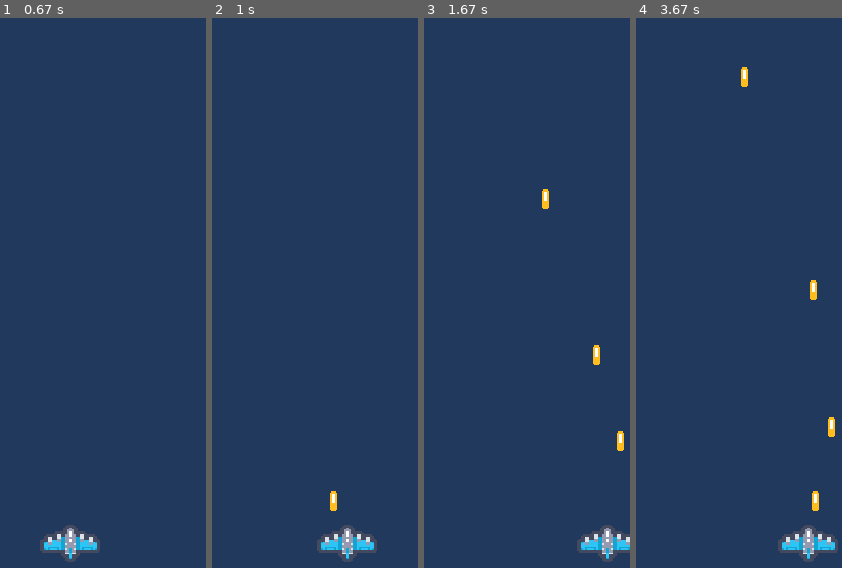
Above: before the commit, frames 1-4 (left to right).
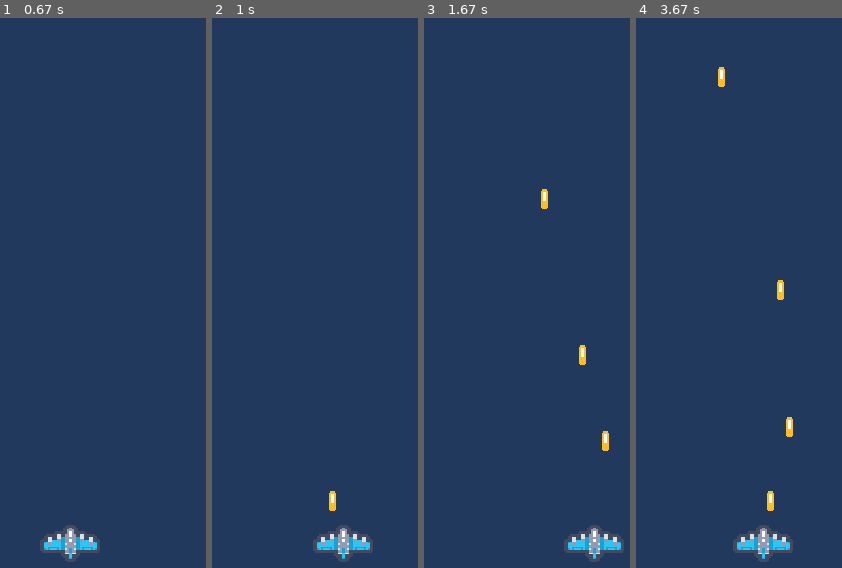
Above: after the commit, the same moments.

Repository: Luisero/air_plane_pygame_example
Game: pygame game, started from main.py
Same seed, same stepped clock (60 frames per second), same inputs: the game is played once before the commit and once after it.
Inputs:
- Up to frame 1 (0.67 s): hold D from 0.33 s (still down)
- Up to frame 2 (1 s): release D at 0.8 s; hold D from 0.83 s (still down); tap Space at 0.9 s
- Up to frame 3 (1.67 s): tap Space at 1.2, 1.4 s; release D at 1.3 s; hold A from 1.33 s (still down)
- Up to frame 4 (3.67 s): tap Space at 1.7, 1.97, 2.27, 2.4, 2.7, 3.07, 3.37, 3.57 s; release A at 1.87 s; hold A 1.9-2.3 s; hold D 2.33-2.97 s; hold A 3-3.47 s; hold D from 3.5 s (still down)

Frame 1 is identical in both runs. In frame 2, 0.9% of the frame differs, in the area x 49-81%, y 86-99%; in frame 3, 1.8%; in frame 4, 3.1%, in the area x 39-99%, y 8-99%.

Commit message:
FIX: Player not stopping

Diff:
--- /dev/null
+++ b/Debug/terminal.py
@@ -0,0 +1,3 @@
+def clear_terminal():
+    from os import system, name
+    system('cls' if name == 'nt' else 'clear')
--- a/Entities/Bullet.py
+++ b/Entities/Bullet.py
@@ -3,6 +3,7 @@
 
 class Bullet:
     def __init__(self, player_position_x, player_position_y) -> None:
+
         self.size = (20, 20)
         self.position_x = player_position_x
         self.position_y = player_position_y
--- /dev/null
+++ b/Entities/Enemies/Enemy.py
@@ -0,0 +1,19 @@
+
+
+class Enemy:
+    def __init__(self, life, sprite_list, bullet_sprite, acceleration_increaser, max_velocity):
+        self.life = life
+        self.sprite_list = sprite_list
+        self.bullet_sprite  = bullet_sprite
+        self.acceleration_increaser = acceleration_increaser
+        self.max_velocity = max_velocity
+
+        self.velocity = {
+            'x': 0,
+            'y': 0
+        }
+
+        self.acceleration = {
+            'x': 0,
+            'y': 0
+        }
--- a/Entities/player.py
+++ b/Entities/player.py
@@ -1,5 +1,6 @@
 import pygame as pg
 from .Bullet import Bullet
+from math import fabs, floor
 
 class Player:
     def __init__(self, context, position_dic, player_size) -> None:
@@ -14,18 +15,26 @@
             'y': 0}
 
         self.velocity = {
-            'x': 0,
+            'x': 0.0,
             'y': 0
         }
 
         self.acceleration_increaser = .1
         self.acceleration = {
-            'x':0,
+            'x':0.0,
             'y':0
         }
 
-    def check_moviment(self):
-        pass
+    def check_movement(self, keys):
+
+
+        if keys[pg.K_a]:
+            self.move_left()
+        elif keys[pg.K_d]:
+            self.move_right()
+        else:
+            self.stop_player()
+
 
     def move_left(self):
         if self.velocity['x'] > - self.max_velocity['x']:
@@ -38,23 +47,40 @@
             self.velocity['x'] += self.acceleration['x']
 
     def stop_player(self):
+
+        if floor(fabs(self.velocity['x'])) == 0:
+            pass
+        else:
+            if self.is_moving_left() :
+                self.acceleration['x'] = self.acceleration_increaser
+            elif self.is_moving_right():
+                self.acceleration['x'] = - self.acceleration_increaser
+
+
+
+    def is_moving_right(self):
+        if self.velocity['x'] > 0:
+            return True
+        return False
+    def is_moving_left(self):
         if self.velocity['x'] < 0:
-            self.acceleration['x'] = .05
-        elif self.velocity['x'] > 0:
-            self.acceleration['x'] = -.05
-
-        else:
-            self.acceleration['x'] = 0
-
+            return True
+        return False
     def update(self):
         self.velocity['x'] += self.acceleration['x']
         self.position_dic['x'] += self.velocity['x']
         self.draw()
+        self.remove_bullet()
         self.draw_bullets()
 
     def shoot(self):
         self.bullets.append(Bullet(self.position_dic['x']+ self.player_size[1]/2, self.position_dic['y']))
 
+
+    def remove_bullet(self):
+        for bullet in self.bullets:
+            if bullet.position_y <= - bullet.size[1]:
+                self.bullets.remove(bullet)
     def draw_bullets(self):
         for bullet in self.bullets:
             bullet.draw(self.context)
--- a/main.py
+++ b/main.py
@@ -1,6 +1,9 @@
 import pygame as pg
 import sys
 from Entities.player import Player
+from time import sleep
+from Debug import  terminal
+
 class Game:
     def __init__(self, win_size=(400,600)):
         pg.init()
@@ -26,22 +29,24 @@
             if event.type == pg.KEYDOWN:
                 if event.key == pg.K_SPACE:
                     self.player.shoot()
-        keys = pg.key.get_pressed()
 
-        if keys[pg.K_a]:
-            self.player.move_left()
-        elif keys[pg.K_d]:
-            self.player.move_right()
-        else:
-            self.player.stop_player()
+
+    def check_player_movements(self):
+
+        self.player.check_movement(keys=pg.key.get_pressed())
 
     def run(self):
         while True:
             self.screen.fill((34, 57, 94))
             self.check_events()
+            self.check_player_movements()
 
             self.player.update()
 
+            terminal.clear_terminal()
+            print(f'Acceleration: {self.player.acceleration["x"]}')
+            print(f'Velocity: {self.player.velocity["x"]}')
+            #sleep(.1)
 
             pg.display.flip()
             self.clock.tick(60)
